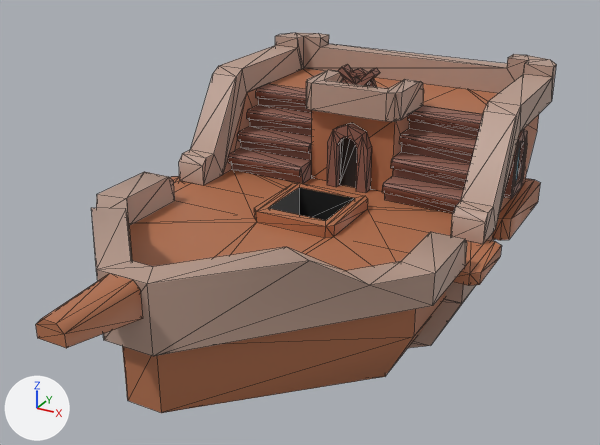
One commit to the FBX model asset/Model/ship.fbx: the scene before it, then after it.
Rendered twice from a 50 mm lens placed at (6.16, -10.85, 7.7), pointed at (0.13, 0.11, 2.22). Arrows for +X, +Y and +Z are at lower left; the lights stay in place. The older version comes first. Mesh edges are drawn as thin lines. Vertices at exactly the same position are counted once.

Names of what the first picture shows: 'ship-medium'.
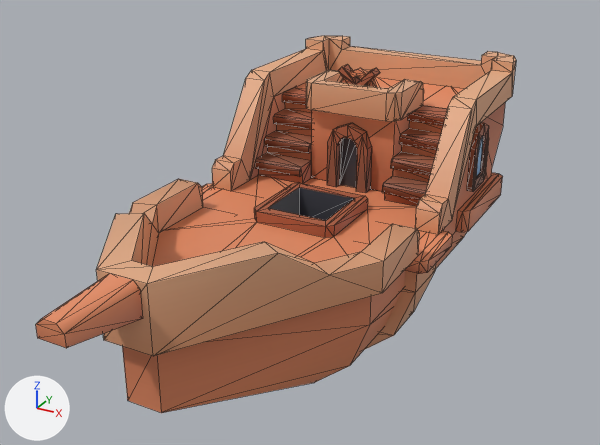
Pixel boxes [x1, y1, x2, y2] of what changed, in the pictures (600 x 445 px; the box of a moved part takes in the faces that stretch with it):
'ship-medium', reshaped (8% narrower)
    before: [36, 33, 556, 413]
    after: [36, 36, 516, 413]
part 1 of me_scene_016, moved or reshaped
    before: [179, 162, 495, 305]
    after: [212, 168, 452, 292]
part 2 of me_scene_016, recoloured
    before: [36, 68, 540, 413]
    after: [36, 77, 505, 413]
part 3 of me_scene_016, recoloured
    before: [91, 33, 556, 356]
    after: [96, 36, 516, 356]
part 4 of me_scene_016, recoloured
    before: [515, 148, 520, 181]
    after: [476, 136, 483, 176]
part 5 of me_scene_016, recoloured
    before: [228, 64, 527, 213]
    after: [255, 64, 489, 206]
part 6 of me_scene_016, recoloured
    both: [269, 137, 357, 221]

Diff of the bpy script that builds the scene:
```diff
--- a/asset/Model/ship.fbx.py
+++ b/asset/Model/ship.fbx.py
@@ img_colormap_png @@
+img_colormap_png = load_image('colormap.png', '_unpacked/colormap.png', 512, 512, 'sRGB')
@@ mat_colormap_002 @@
+mat_colormap_002 = principled_material('colormap.002')
+mat_colormap_002.texture = img_colormap_png
+mat_colormap_002.roughness = 0.553
@@ me_scene_016 @@
 # used by ob_ship_medium; location = (0.0, 0.0, 0.0)
-me_scene_016.from_pydata(...)  # 562 vertices, 939 faces; spans x -3.22..3.22, y -5.3..5.3, z 0.0..4.28
+me_scene_016.from_pydata(...)  # 566 vertices, 939 faces; spans x -2.4..2.4, y -5.3..5.3, z 0.0..4.28
+# me_scene_016 part 1: 306 vertices moved from x -3.22..3.22, y -2.64..5.3, z 0.58..4.2 to x -2.4..2.4, y -2.64..5.3, z 0.58..4.2; 4 vertices removed from x -2.95..2.95, y 0.11..0.99, z 2.1; 8 vertices added at x -2.2..2.2, y 0.11..0.99, z 2.1
+# me_scene_016 part 2: 226 faces spanning x -2.4..2.4, y -5.3..5.1, z 0.2..3.5 switch from mat_wood (orange #b4714e) to mat_colormap_002 (picture img_colormap_png)
+# me_scene_016 part 3: 258 faces spanning x -2.2..2.2, y -4.1..5.3, z 0.0..4.2 switch from mat_マテリアル_005 (beige #b89a8b) to mat_colormap_002 (picture img_colormap_png)
+# me_scene_016 part 4: 7 faces spanning x -2.05..2.05, y 3.2..3.6, z 2.3..3.1 switch from mat_マテリアル_007 (cyan #81d0e7) to mat_colormap_002 (picture img_colormap_png)
+# me_scene_016 part 5: 402 faces spanning x -2.1..2.1, y 1.85..3.8, z 2.1..4.28 switch from mat_マテリアル_008 (brown #8d5f52) to mat_colormap_002 (picture img_colormap_png)
+# me_scene_016 part 6: 14 faces spanning x -0.55..0.55, y 0.21..2.25, z 1.6..3.1 switch from mat_マテリアル_009 (black #202020) to mat_colormap_002 (picture img_colormap_png)
```
